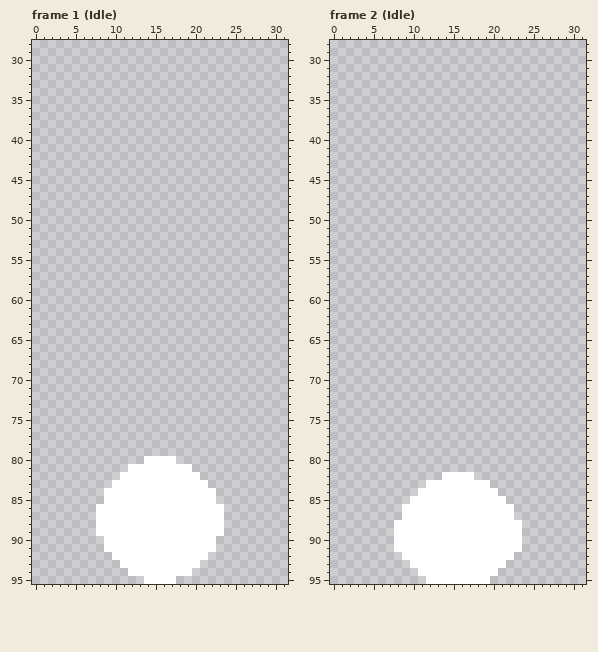
Edited in one commit: pixel-art file (game/Split_ball.aseprite). That is the earlier state.
32x96 pixels, 79 frames. Shown: frame 1 (Idle): x 0..31, y 28..95; frame 2 (Idle): x 0..31, y 28..95. The commit also changed other frames, which this record leaves out.
The same view after the edit:
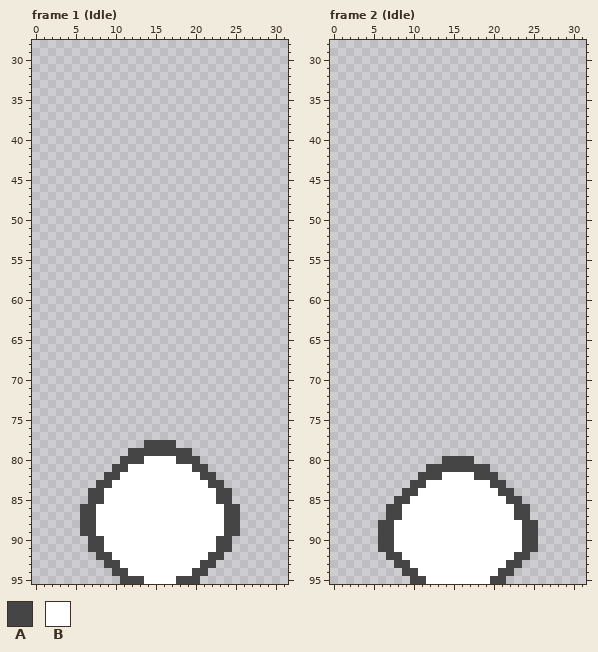
Palette (. is transparent): A #454545  B #ffffff
Diff:
Changed rows in their new state; - is an unchanged pixel.
Frame 1 (Idle):
first column x 6:
78 --------AAAA--------
79 ------AAAAAAAA------
80 -----AAA----AAA-----
81 ----AA--------AA----
82 ---AA----------AA---
83 --AA------------AA--
84 -AA--------------AA-
85 -AA--------------AA-
86 AA----------------AA
87 AA----------------AA
88 AA----------------AA
89 AA----------------AA
90 -AA--------------AA-
91 -AA--------------AA-
92 --AA------------AA--
93 ---AA----------AA---
94 ----AA--------AA----
95 -----AAA----AAA-----
Frame 2 (Idle):
first column x 6:
80 --------AAAA--------
81 ------AAAAAAAA------
82 -----AAA----AAA-----
83 ----AA--------AA----
84 ---AA----------AA---
85 --AA------------AA--
86 -AA--------------AA-
87 -AA--------------AA-
88 AA----------------AA
89 AA----------------AA
90 AA----------------AA
91 AA----------------AA
92 -AA--------------AA-
93 --AA------------AA--
94 ---AA----------AA---
95 ----AA--------AA----
